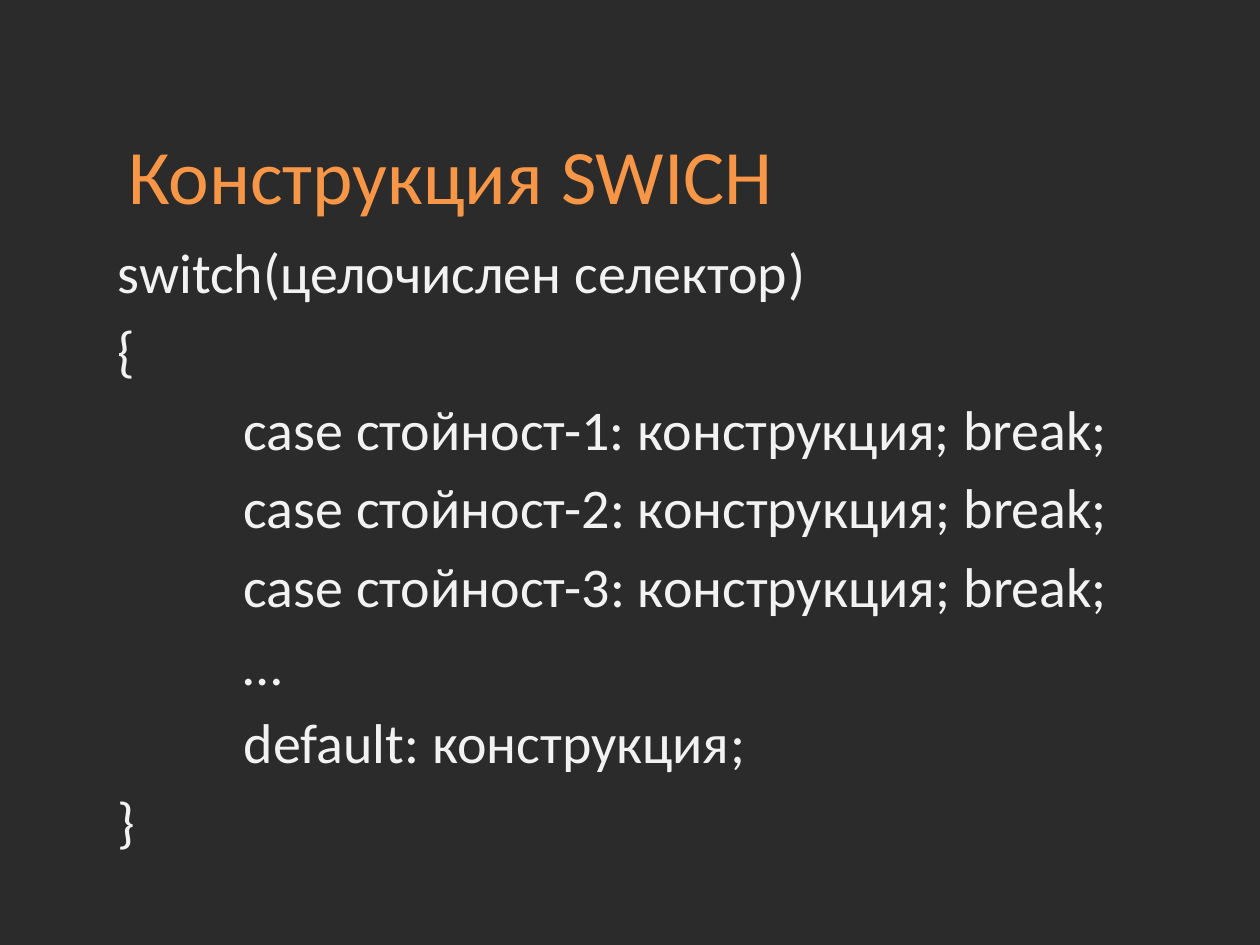
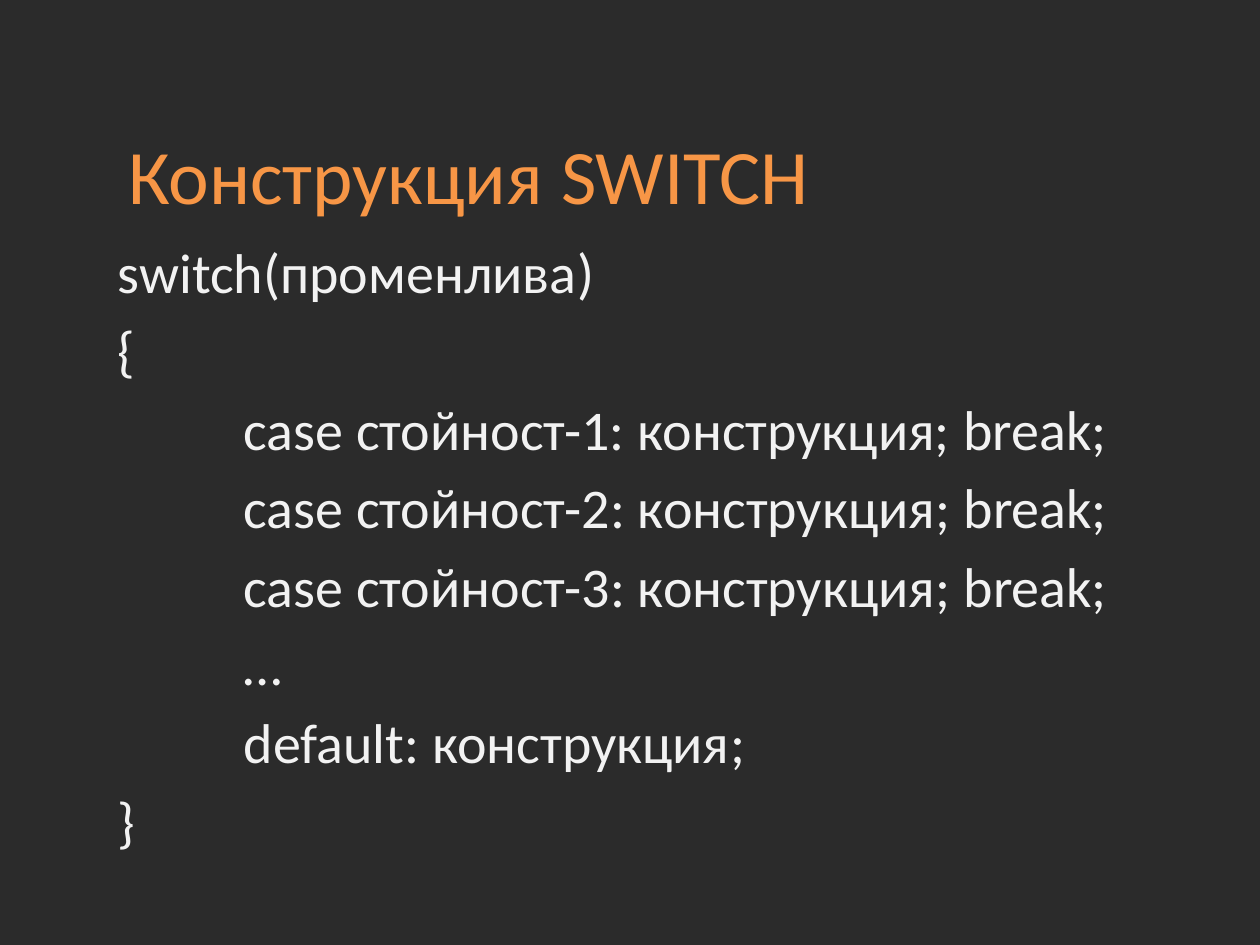
Before and after one commit to Academy-Soft-Intellect/Introduction-Into-Programming-Online, a slide deck: slide 10 of 04-Conditions.pptx. Drawn at 1260x945 pixels with LibreOffice and Linux fonts; fonts in the diff are those of the drawing; background and template pictures are left out; a plain dark background stands for a picture behind light text. Boxes give left, top, right and bottom in pixels: in the first picture for what was removed or moved away, otherwise in the second. Text is boxed around its words. In the diff, an @@ line names an element or a change of style, - is before the commit and + after.

```diff
--- a/04-Conditions.pptx
+++ b/04-Conditions.pptx
@@ title at bbox=[128, 154, 809, 217]: text changed @@
-Конструкция SWICH
+Конструкция SWITCH
@@ text at bbox=[118, 252, 594, 302]: text changed @@
-switch(целочислен селектор)
+switch(променлива)
```
Also in this commit, not shown: 2 other slides changed, 7 other files.
